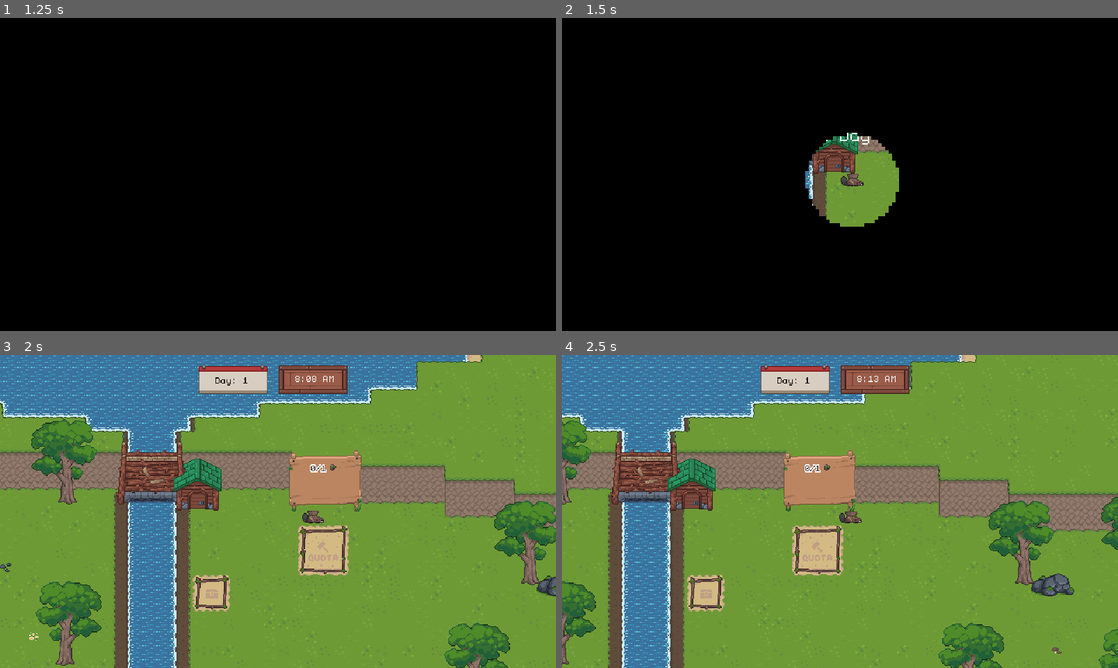
Above: before the commit, frames 1-4 (two rows, left to right).
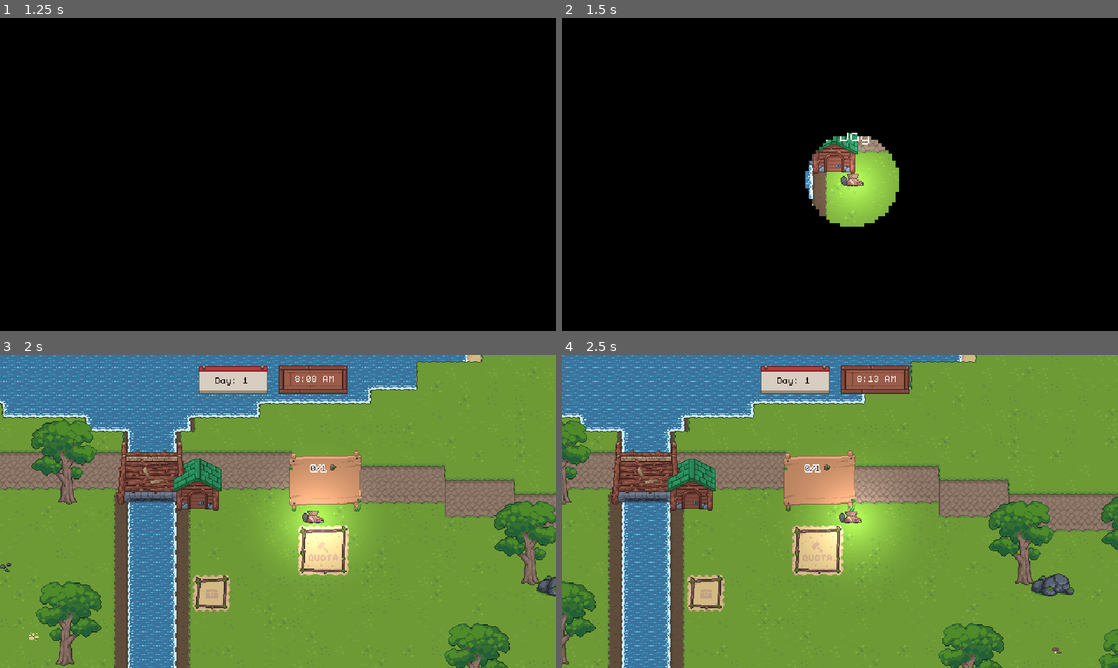
Above: after the commit, the same moments.

Repository: Juniper19/beaver-game
Game: Godot game, scene res://menu/main_menu.tscn
Two runs of this game, one before a commit and one after it. Both use one fixed random seed, a clock stepped at 60 frames per second and the inputs below. The engine's default icon, where the game draws it, is replaced by a stand-in: a white triangle on a blue panel in a dark square. Sound files missing from this copy of the repository are replaced by a short silence.
Inputs (mouse positions are in pixels of both pictures, inside the frame that each line leads up to):
- Up to frame 1 (1.25 s): click "Play" at 0.5 s
- Up to frame 2 (1.5 s): tap Enter (ui_accept) at 1.25 s; move the mouse to (962, 158) at 1.27 s; hold D (move_right) from 1.28 s (still down); hold Q (drop_item) from 1.28 s (still down)
- Up to frame 3 (2 s): keep holding D (move_right); keep holding Q (drop_item); tap Enter (ui_accept) at 1.52 s
- Up to frame 4 (2.5 s): move the mouse to (728, 527) at 2.02 s; release D (move_right) at 2.03 s; release Q (drop_item) at 2.03 s; hold Down (cycle_down) from 2.03 s (still down); tap E (interact) at 2.1 s; tap Enter (ui_accept) at 2.27 s

Frame 1 is identical in both runs. In frame 2, 3.0% of the frame differs, in the area x 43-61%, y 38-67%; in frame 3, 3.7%, in the area x 48-65%, y 37-69%; in frame 4, 3.7%.

Commit message:
added 2DPointLight

Diff:
--- a/player/player.tscn
+++ b/player/player.tscn
@@ -9,6 +9,15 @@
 [ext_resource type="Texture2D" uid="uid://dpb0uy1m1xqth" path="res://art_assets/beaver/beaver_move_3.png" id="5_hg6s5"]
 [ext_resource type="PackedScene" uid="uid://dbk6eug77tjwx" path="res://tutorials/TutorialPopup.tscn" id="8_rgyib"]
 
+[sub_resource type="Gradient" id="Gradient_rgyib"]
+colors = PackedColorArray(1, 1, 1, 1, 0, 0, 0, 0)
+
+[sub_resource type="GradientTexture2D" id="GradientTexture2D_hg6s5"]
+gradient = SubResource("Gradient_rgyib")
+fill = 1
+fill_from = Vector2(0.52403843, 0.52403843)
+fill_to = Vector2(0.7980769, 0.23076923)
+
 [sub_resource type="AtlasTexture" id="AtlasTexture_2ieo8"]
 atlas = ExtResource("2_boad6")
 region = Rect2(0, 0, 40, 21)
@@ -307,6 +316,12 @@
 collision_mask = 6
 script = ExtResource("1_rkbax")
 inventory = NodePath("PlayerInventory")
+
+[node name="PointLight2D" type="PointLight2D" parent="."]
+position = Vector2(-2.9999998, -3.0000002)
+scale = Vector2(3.7500002, 3.7500007)
+energy = 0.75
+texture = SubResource("GradientTexture2D_hg6s5")
 
 [node name="AnimatedSprite2D" type="AnimatedSprite2D" parent="."]
 position = Vector2(0, -9)
Not shown: 1 places in player/player.tscn that only renumber resources
